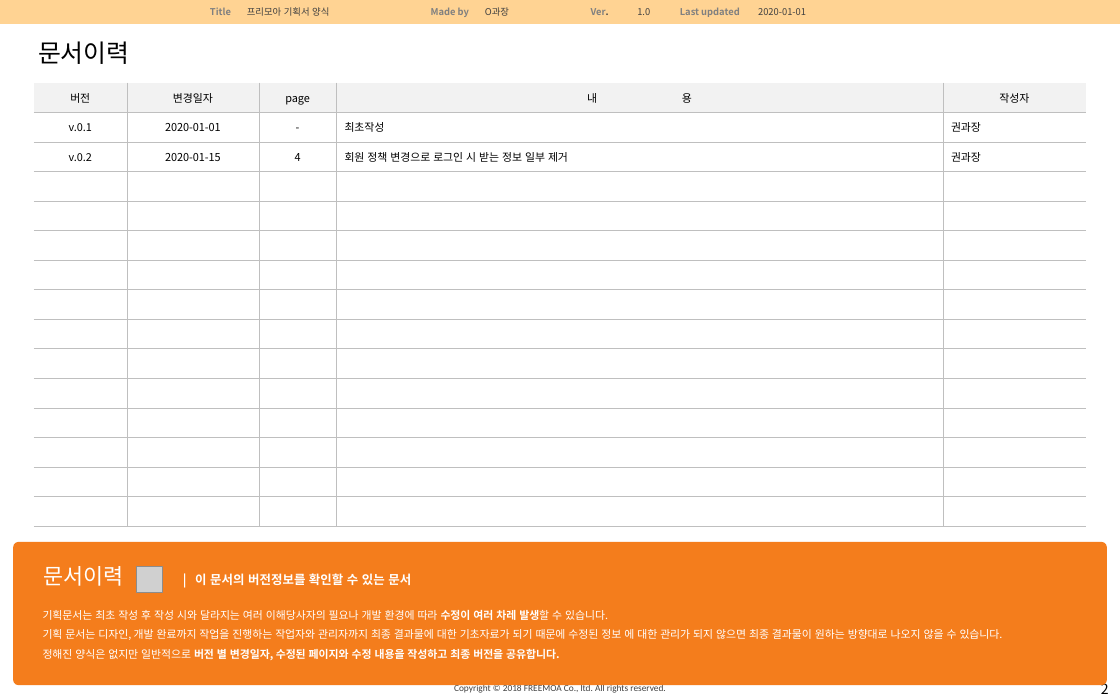
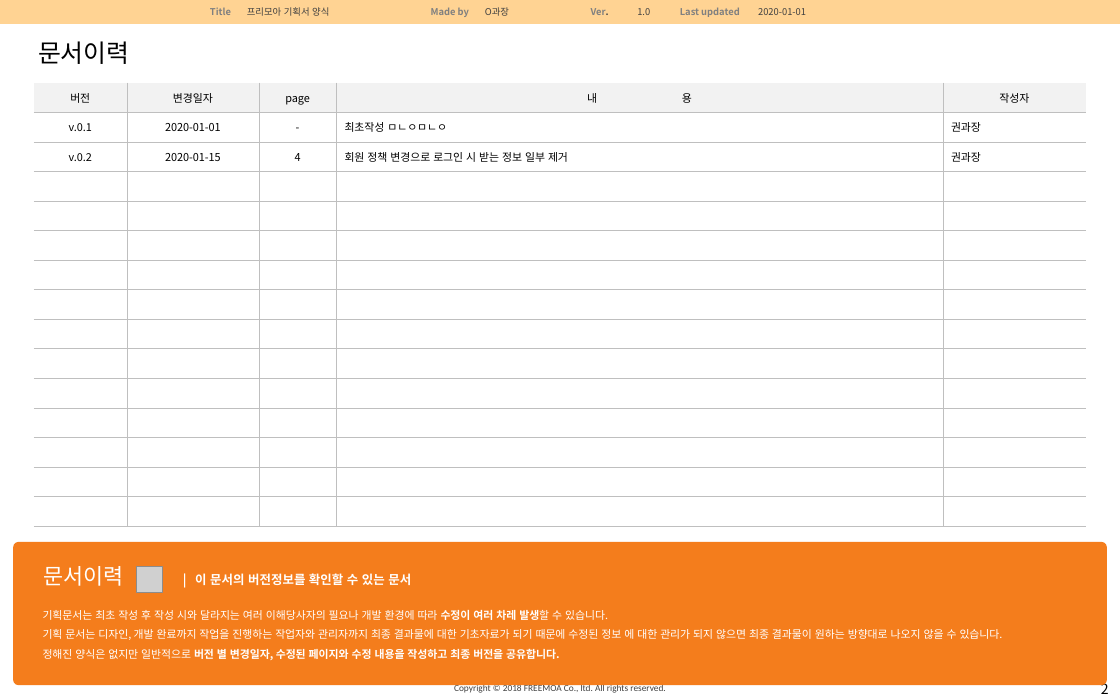
Before and after one commit to ihd12/gittest, a slide deck: slide 2 of 화면설계서/프리모아 기획서양식_200123.pptx. Drawn at 1120x700 pixels with LibreOffice and Linux fonts; fonts in the diff are those of the drawing; grey boxes stand for pictures. Boxes give left, top, right and bottom in pixels: in the first picture for what was removed or moved away, otherwise in the second. Text is boxed around its words. In the diff, an @@ line names an element or a change of style, - is before the commit and + after.

```diff
--- a/화면설계서/프리모아 기획서양식_200123.pptx
+++ b/화면설계서/프리모아 기획서양식_200123.pptx
@@ table at <box>34,83,1086,526</box> @@
-row 2, column 4: 최초작성
+row 2, column 4: 최초작성 ㅁㄴㅇㅁㄴㅇ
```
Also in this commit, not shown: 1 other file.
